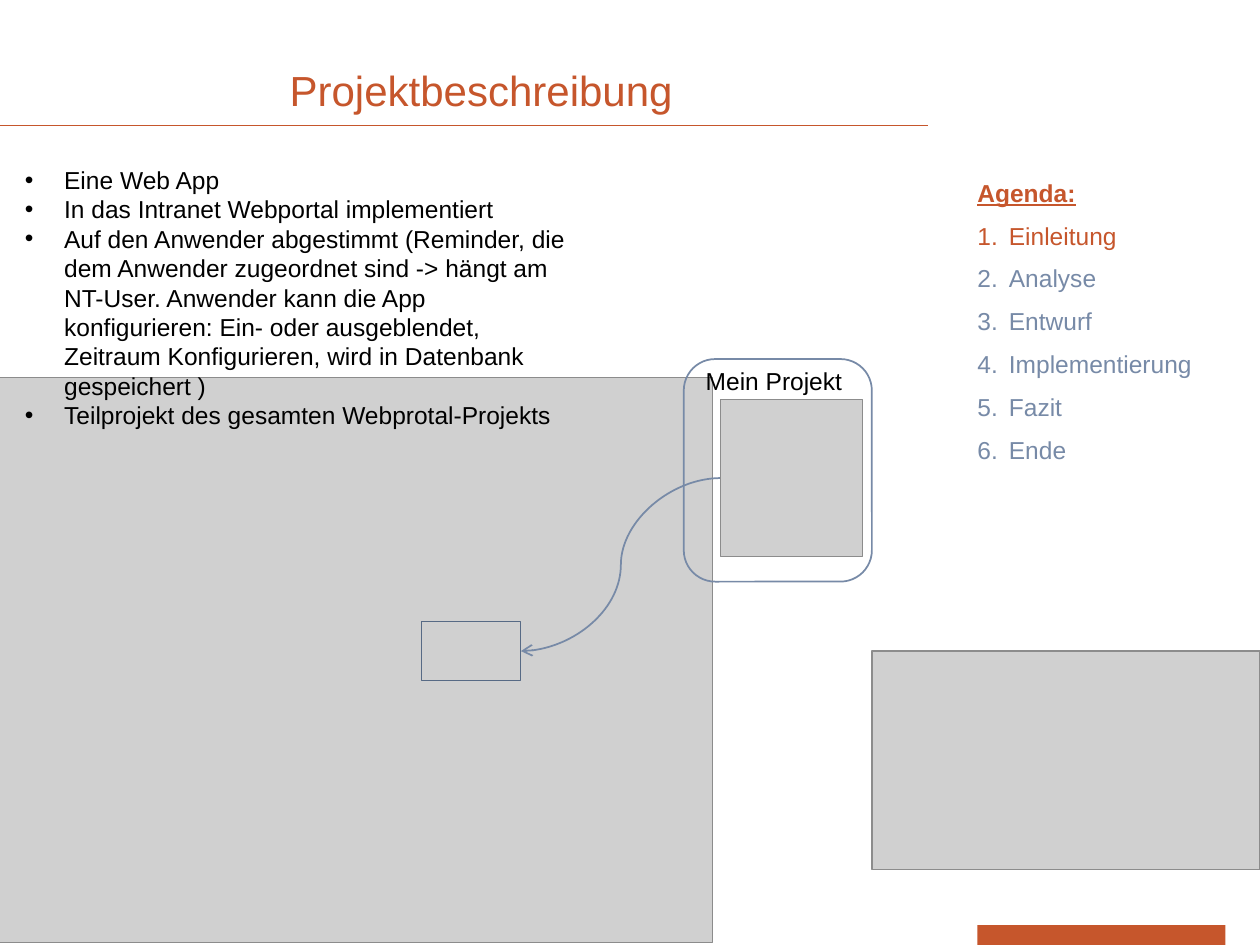
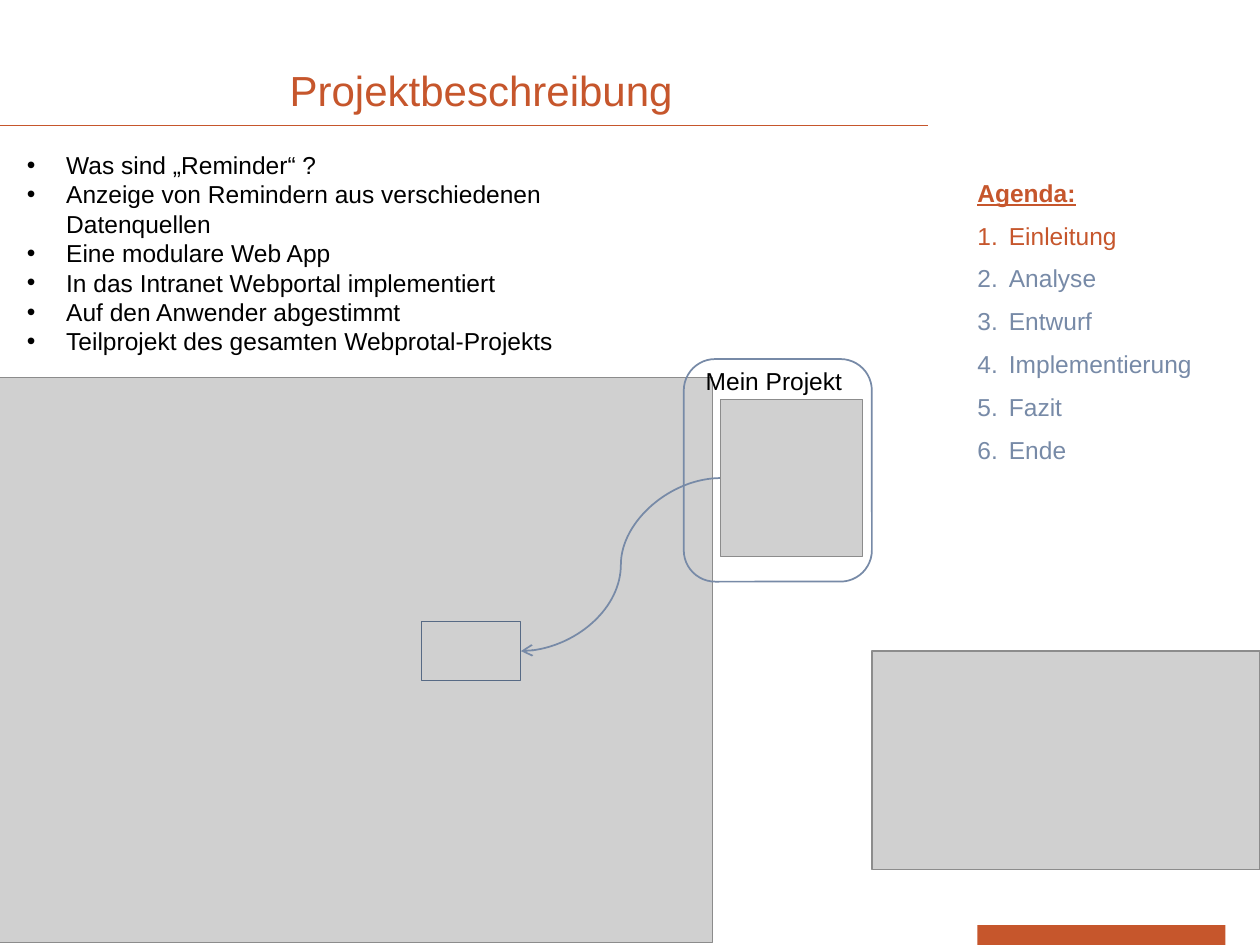
Before and after one commit to devonik/myownpage, a slide deck: slide 3 of PräsentationOhneVideo.pptx. Drawn at 1260x945 pixels with LibreOffice and Linux fonts; fonts in the diff are those of the drawing; grey boxes stand for pictures; background and template pictures are left out. Boxes give left, top, right and bottom in pixels: in the first picture for what was removed or moved away, otherwise in the second. Text is boxed around its words. In the diff, an @@ line names an element or a change of style, - is before the commit and + after.

```diff
--- a/PräsentationOhneVideo.pptx
+++ b/PräsentationOhneVideo.pptx
@@ text "Was sind „Reminder“ ?": place and size @@
-text "Was sind „Reminder“ ?" at bbox=[64, 171, 565, 429]
+text "Was sind „Reminder“ ?" at bbox=[66, 156, 552, 355]
@@ text at bbox=[66, 156, 541, 267]: text changed @@
-• Eine Web App
+• Was sind „Reminder“ ?
+• Anzeige von Remindern aus verschiedenen Datenquellen
+• Eine modulare Web App
@@ text at bbox=[66, 303, 400, 326]: text changed @@
-• Auf den Anwender abgestimmt (Reminder, die dem Anwender zugeordnet sind -> hängt am NT-User. Anwender kann die App konfigurieren: Ein- oder ausgeblendet, Zeitraum Konfigurieren, wird in Datenbank gespeichert )
+• Auf den Anwender abgestimmt
```
Also in this commit, not shown: 13 other slides changed.
